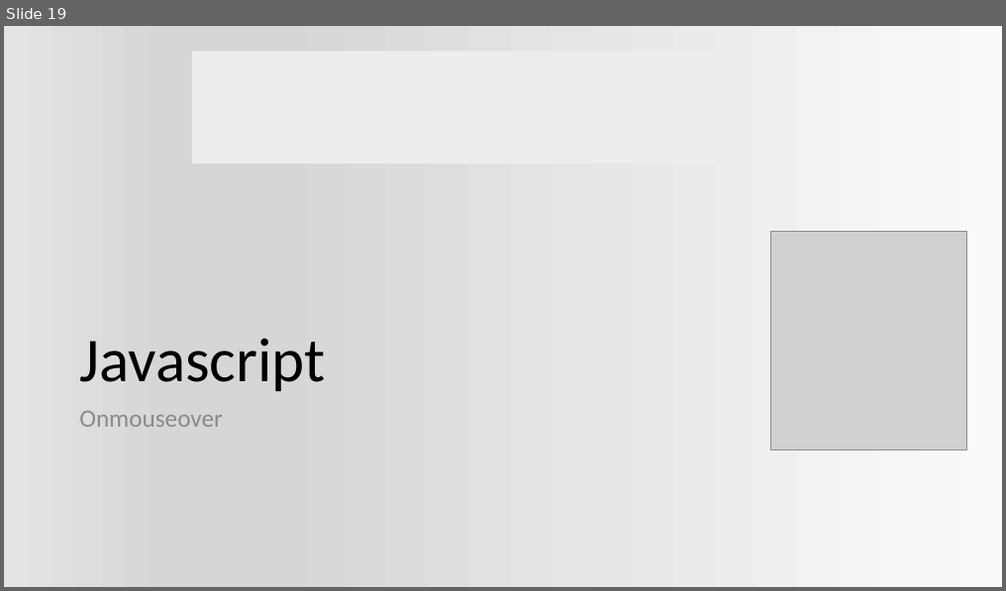
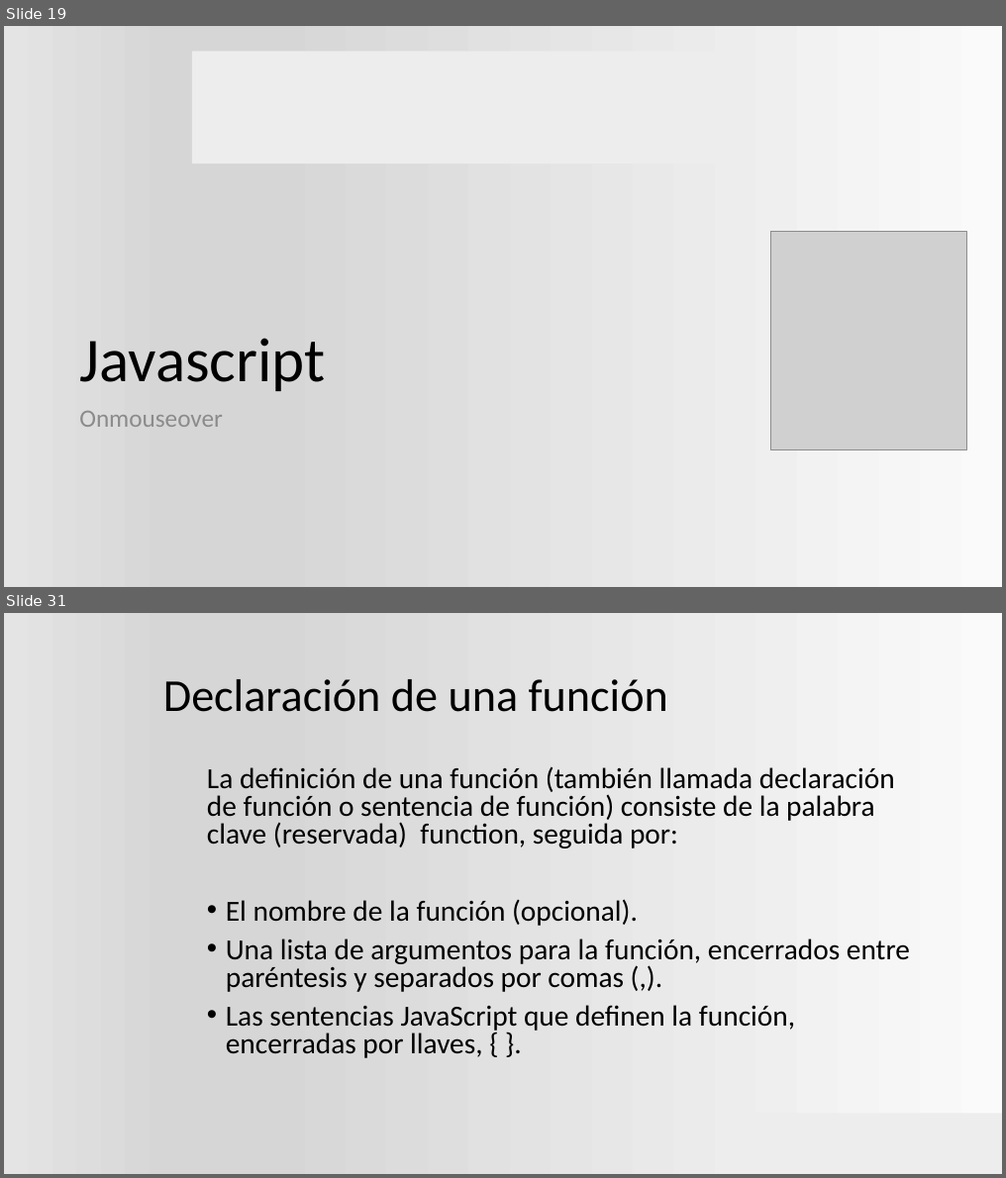
Before and after one commit to ProfVillegas/CECyTe, a slide deck: Aplicacion_js.pptx. Shown one above the other, each under a label of ours: slide 19 before the commit, slides 19 and 31 after it; the slides between them are not shown. The pictures are 1006x591 and 1006x1178 pixels, drawn with LibreOffice and Linux fonts; fonts in the diff are those of the drawing; grey boxes stand for pictures; background and template pictures are left out. Boxes give left, top, right and bottom in pixels: in the first picture for what was removed or moved away, otherwise in the second. Text is boxed around its words. In the diff, an @@ line names an element or a change of style, - is before the commit and + after.

```diff
--- a/Aplicacion_js.pptx
+++ b/Aplicacion_js.pptx
@@ slide 31 added at (4,613,1002,1174), background gradient #FAFAFA to #D7D7D7 to #E4E4E4 @@
@@ title added at (163,679,668,712), 44 pt, text #000000 @@
+Declaración de una función
@@ text added at (207,766,910,1059), 28 pt, text #000000 @@
+La definición de una función (también llamada declaración de función o sentencia de función) consiste de la palabra clave (reservada) function, seguida por:
+• El nombre de la función (opcional).
+• Una lista de argumentos para la función, encerrados entre paréntesis y separados por comas (,).
+• Las sentencias JavaScript que definen la función, encerradas por llaves, { }.
@@ rectangle added at (719,1114,1002,1174), fill #EDEDED @@
```
Also in this commit, not shown: 1 slide changed, 28 other slides added, 1 other file.
